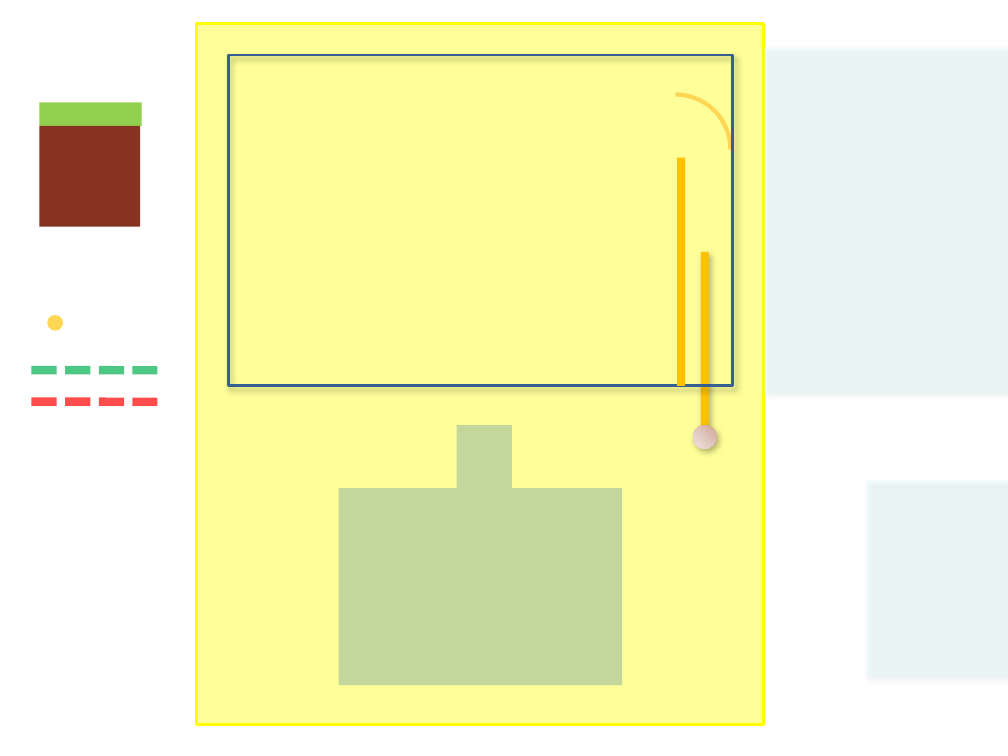
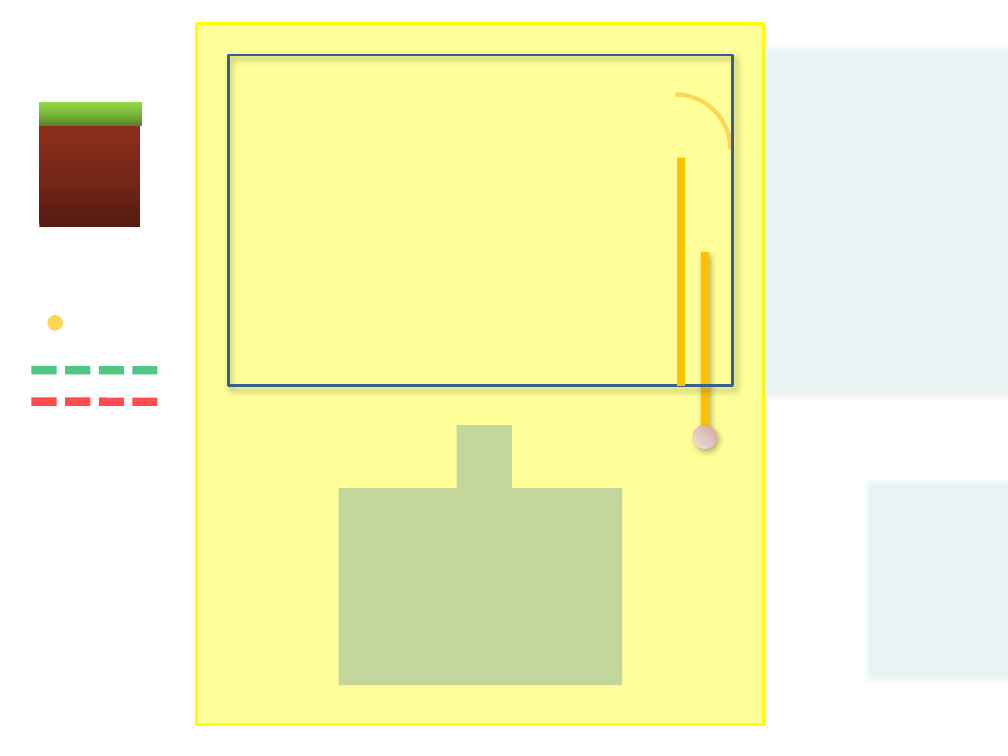
Before and after one commit to Antistable/marble-game, a slide deck: slide 1 of UI.pptx. Drawn at 1008x756 pixels with LibreOffice and Linux fonts; fonts in the diff are those of the drawing. Boxes give left, top, right and bottom in pixels: in the first picture for what was removed or moved away, otherwise in the second. Text is boxed around its words. In the diff, an @@ line names an element or a change of style, - is before the commit and + after.

```diff
--- a/UI.pptx
+++ b/UI.pptx
@@ rectangle at <box>39,103,142,126</box>: fill #92D050 to gradient #57812A to #7BB73B to #92DA46 @@
@@ rectangle at <box>39,126,140,227</box>: fill #873324 to gradient #541B11 to #782718 to #8E2E1D @@
```
Also in this commit, not shown: 6 other files.
